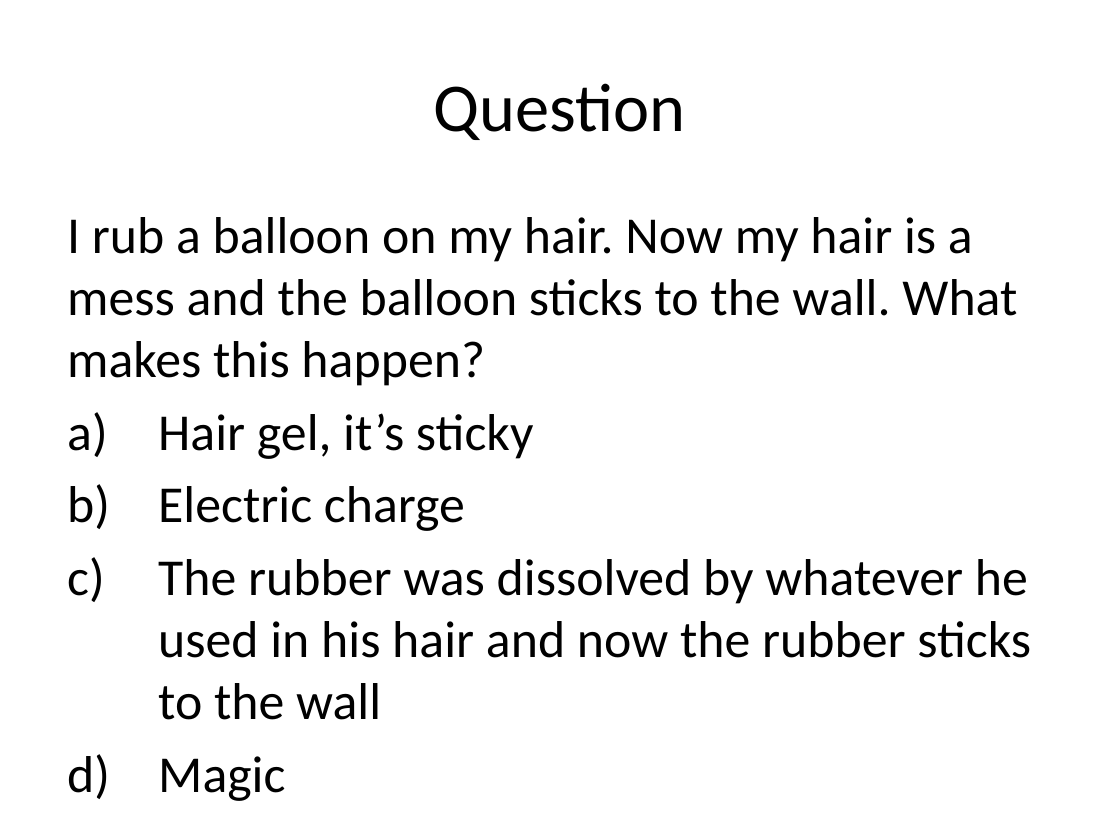
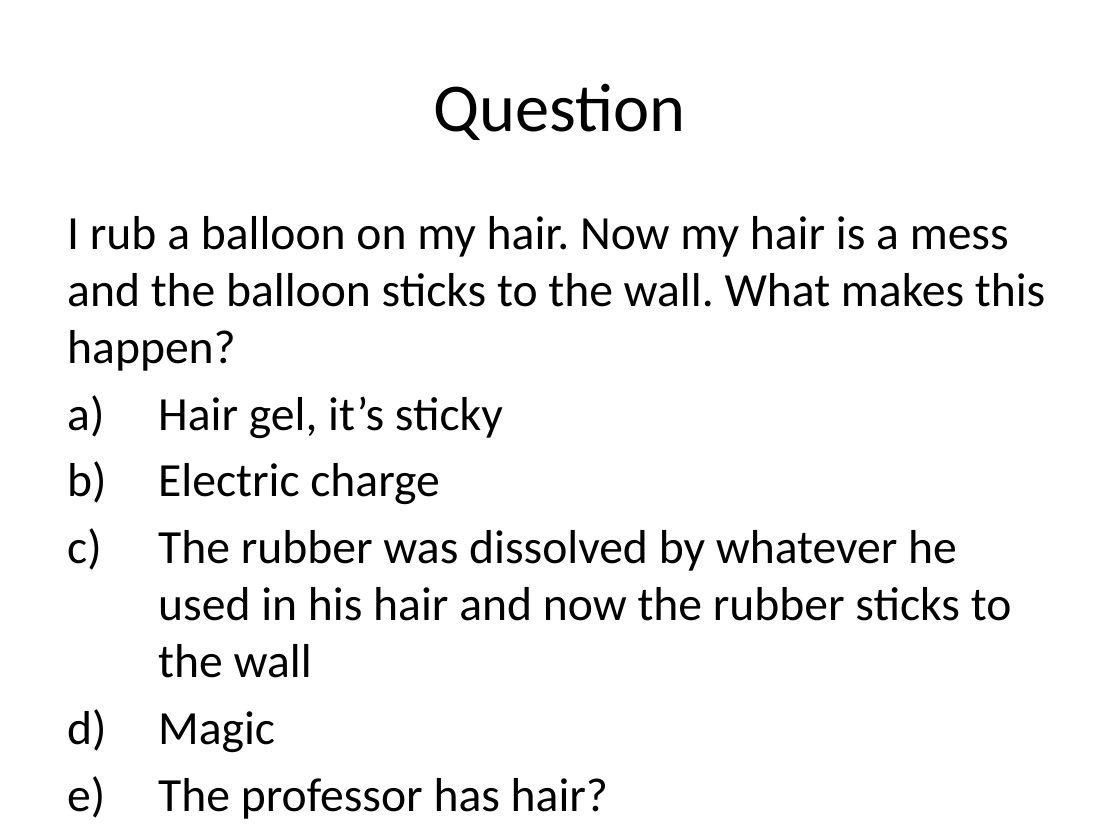
Before and after one commit to rtlines/PH223-Engineering-Physics, a slide deck: slide 29 of Slides/PH223_Lecture_01.pptx. Drawn at 1120x840 pixels with LibreOffice and Linux fonts; fonts in the diff are those of the drawing. Boxes give left, top, right and bottom in pixels: in the first picture for what was removed or moved away, otherwise in the second. Text is boxed around its words. In the diff, an @@ line names an element or a change of style, - is before the commit and + after.

```diff
--- a/Slides/PH223_Lecture_01.pptx
+++ b/Slides/PH223_Lecture_01.pptx
@@ text at bbox=[67, 216, 1045, 753]: paragraph added @@
+e) The professor has hair?
@@ text at bbox=[67, 216, 1045, 753]: size 33.3 to 30.6 pt @@
```
Also in this commit, not shown: 22 other files.
